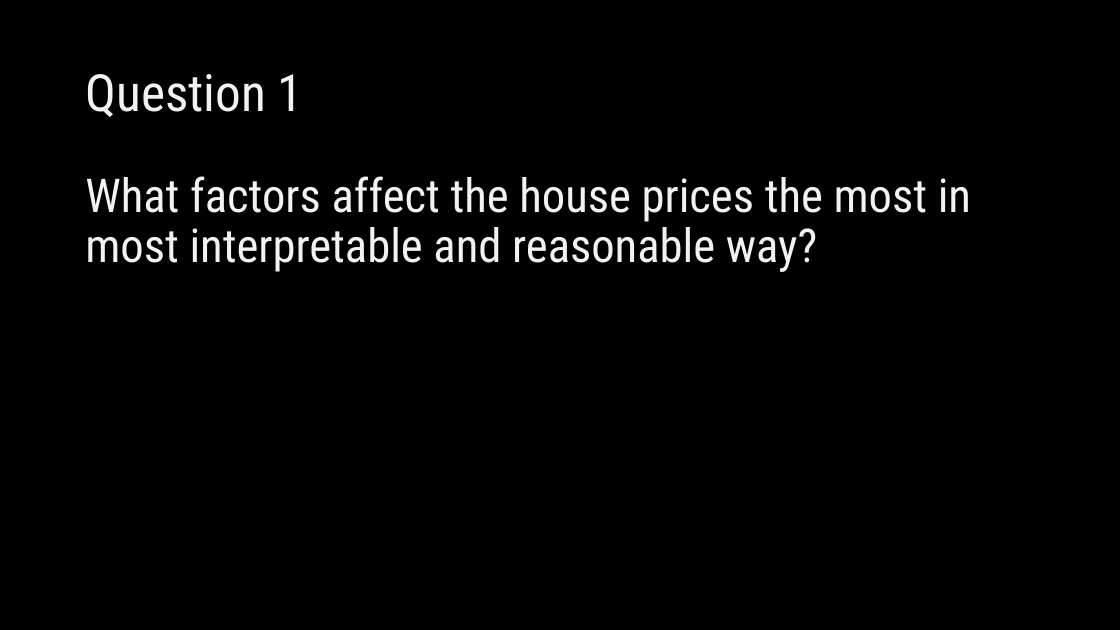
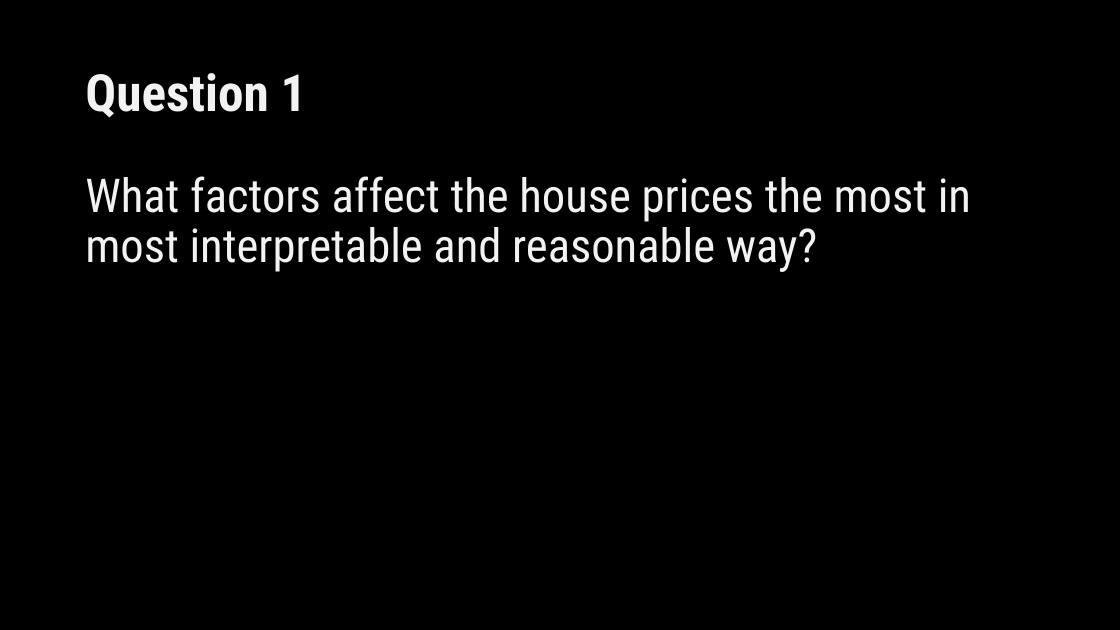
Before and after one commit to singsang2/Mod-2-Kings-County-Housing-Price-Model, a slide deck: slide 4 of Mod2ProjectPresentation.pptx (slide 3 before the commit). Drawn at 1120x630 pixels with LibreOffice and Linux fonts; fonts in the diff are those of the drawing. Boxes give left, top, right and bottom in pixels: in the first picture for what was removed or moved away, otherwise in the second. Text is boxed around its words. In the diff, an @@ line names an element or a change of style, - is before the commit and + after.

```diff
--- a/Mod2ProjectPresentation.pptx
+++ b/Mod2ProjectPresentation.pptx
@@ title "Question 1" at <box>85,73,307,118</box>: bold on @@
```
Also in this commit, not shown: 7 other slides changed, 6 slides added, 5 slides removed, 5 other files.
